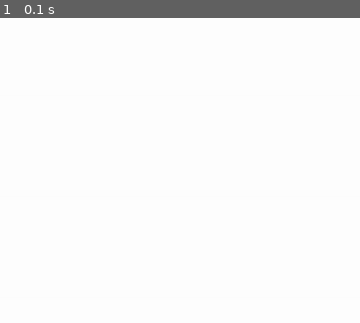
Above: before the commit, frame 1.
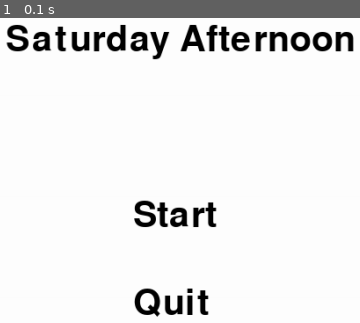
Above: after the commit, the same moment.

Repository: andyvandy/saturday_afternoon
Game: pygame game, started from pygame/main.py
Two runs of this game, one before a commit and one after it. Both use one fixed random seed, a clock stepped at 60 frames per second and the inputs below.
Inputs:
- Up to frame 1 (0.1 s): no input

The runs differ from the first frame. In frame 1, 6.3% of the frame differs, in the area x 1-99%, y 2-99%.

Commit message:
commiting for sync up

Diff:
--- a/pygame/gamemenu.py
+++ b/pygame/gamemenu.py
@@ -1,8 +1,9 @@
 import pygame as pg
+import sys
 from settings import *
 
 class GameMenu():
-    def __init__(self, bg_color=WHITE, font=None, font_size=MENU_FONTSIZE, font_color=BLACK):
+    def __init__(self, bg_color=WHITE, font=None, font_size=MENU_FONTSIZE, font_color=BLACK, items=MENU_ITEMS):
         pg.init()
         self.menu = True
         self.screen = pg.display.set_mode((WIDTH, HEIGHT))
@@ -13,9 +14,12 @@
         self.font = pg.font.SysFont(font, font_size)
         self.font_color = MENU_FONTCOLOUR
         self.items = []
-        for item in self.items:
+        for item in items:
             label = self.font.render(item, 1, font_color)
             self.items.append(label)
+
+    def start_game(self):
+        self.menu = False
 
     def run(self):
         mainloop = True
@@ -26,11 +30,39 @@
             for event in pg.event.get():
                 if event.type == pg.QUIT:
                     mainloop = False
+                if event.type == pg.QUIT:
+                    self.quit()
+                if event.type == pg.KEYDOWN:
+                    if event.key == pg.K_ESCAPE:
+                        self.quit()
+                elif event.type == pg.MOUSEBUTTONDOWN:
+                    mpos = pg.mouse.get_pos()
+                    print(mpos)
+                    if mpos[0] > 445 and mpos[0] < 545 and mpos[1] > 465 and mpos[1] < 495:
+                        print("Starting Game")
+                        self.start_game()
+                    if mpos[0] > 445 and mpos[0] < 545 and mpos[1] > 565 and mpos[1] < 595:
+                        print("Exiting Game")
+                        self.quit()
+
+
 
             # Redraw the background
             self.screen.fill(self.bg_color)
 
-            for label in self.items:
-                self.screen.blit(label, (100, 100))
+            for index, label in enumerate(self.items):
+                if index == 0:
+                    #Title
+                    self.screen.blit(label, (300, 262))
+                if index == 1:
+                    #Start
+                    self.screen.blit(label, (445, 462))
+                if index == 2:
+                    #Quit
+                    self.screen.blit(label, (445, 562))
 
             pg.display.flip()
+
+    def quit(self):
+        pg.quit()
+        sys.exit()
--- a/pygame/settings.py
+++ b/pygame/settings.py
@@ -14,6 +14,6 @@
 TITLE = "Saturday Afternoon Bitch"
 
 #menu settings
-MENU_ITEMS = ('Start', 'Quit')
-MENU_FONTSIZE = 30
+MENU_ITEMS = ['Saturday Afternoon','Start', 'Quit']
+MENU_FONTSIZE = 60
 MENU_FONTCOLOUR = BLACK
